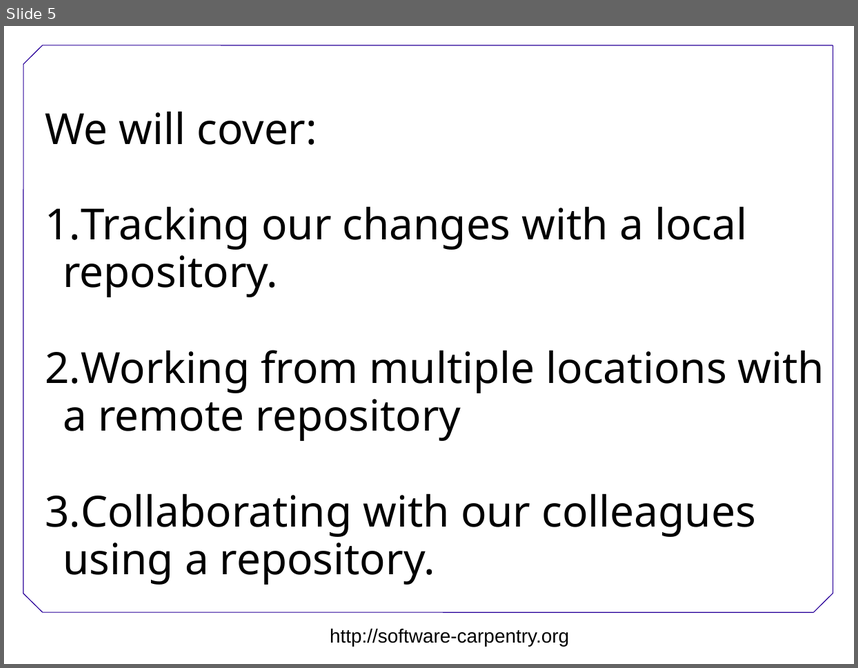
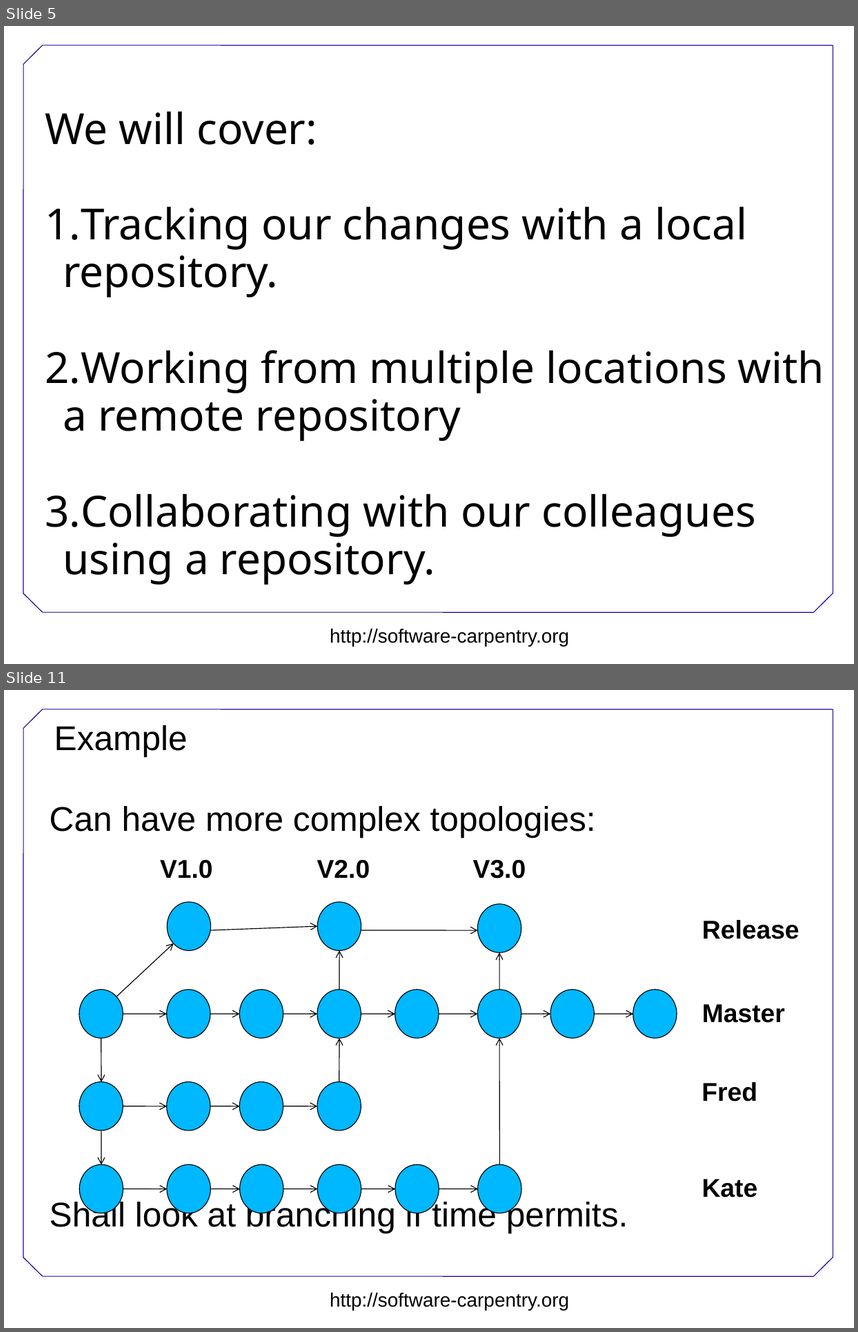
Before and after one commit to swcarpentry/DEPRECATED-boot-camps, a slide deck: version-control/Version-control.ppt. Shown one above the other, each under a label of ours: slide 5 before the commit, slides 5 and 11 after it; the slides between them are not shown. The pictures are 858x668 and 858x1332 pixels, drawn with LibreOffice and Linux fonts; fonts in the diff are those of the drawing; background and template pictures are left out. Boxes give left, top, right and bottom in pixels: in the first picture for what was removed or moved away, otherwise in the second. Text is boxed around its words. In the diff, an @@ line names an element or a change of style, - is before the commit and + after.

Commit message:
Made the ppt consistent with the modified README.md file and added a couple of slides on branching.

```diff
--- a/version-control/Version-control.ppt
+++ b/version-control/Version-control.ppt
@@ slide 11 added at bbox=[4, 690, 854, 1328], background #FFFFFF; not listed: 8 template elements that a slide beside it also shows @@
@@ title added at bbox=[54, 725, 188, 756], 32 pt, text #000000 @@
+Example
@@ text added at bbox=[50, 806, 628, 1232], 32 pt, text #000000 @@
+Can have more complex topologies:
+Shall look at branching if time permits.
@@ group added at bbox=[80, 860, 800, 1213]: 24 arrows, 21 ellipses, 7 texts @@
+Master
+Release
+Fred
+Kate
+V1.0
+V2.0
+V3.0
```
Also in this commit, not shown: 1 slide changed, 5 other slides added.
